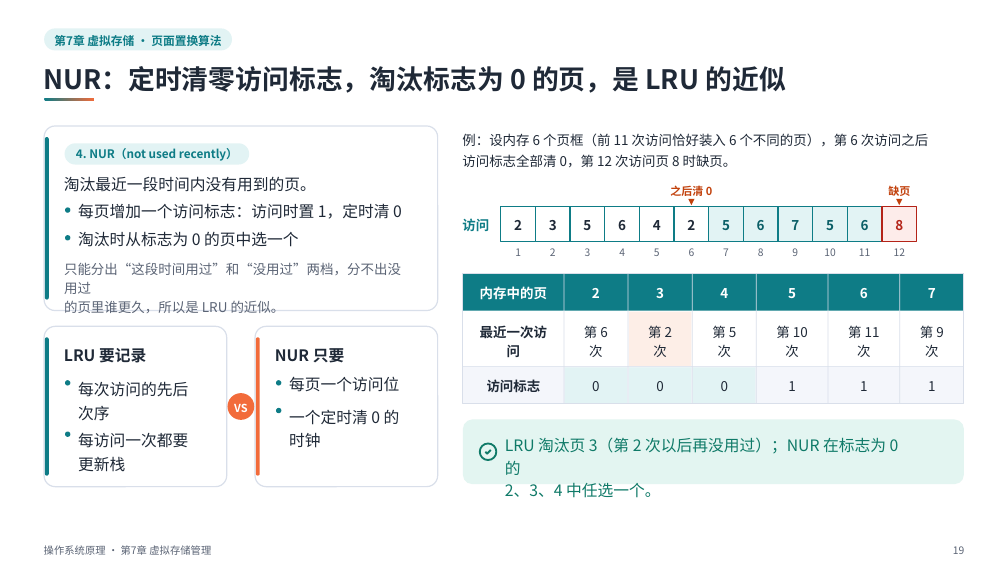
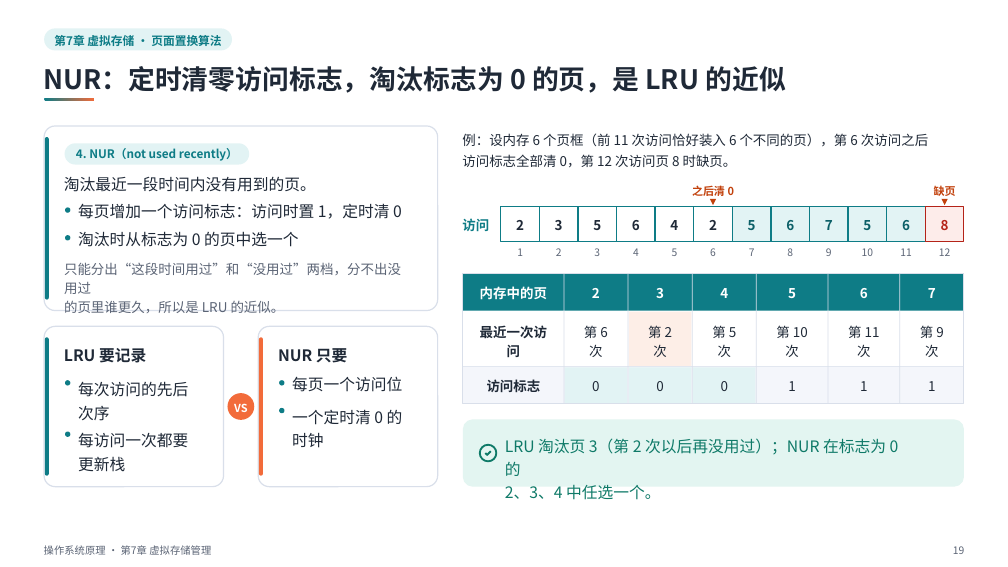
Before and after one commit to sweetcornna/JLU-remake, a slide deck: slide 19 of 大二下/操作系统原理/重制版PPT/第7章 虚拟存储管理（重制版）.pptx. Drawn at 1008x567 pixels with LibreOffice and Linux fonts; fonts in the diff are those of the drawing. Boxes give left, top, right and bottom in pixels: in the first picture for what was removed or moved away, otherwise in the second. Text is boxed around its words. In the diff, an @@ line names an element or a change of style, - is before the commit and + after.

```diff
--- a/大二下/操作系统原理/重制版PPT/第7章 虚拟存储管理（重制版）.pptx
+++ b/大二下/操作系统原理/重制版PPT/第7章 虚拟存储管理（重制版）.pptx
@@ rectangle resized from (x1=501, y1=206, x2=535, y2=241) to (x1=501, y1=206, x2=539, y2=241) @@
@@ 2 texts, 1 rounded rectangle, 1 rectangle moved together from (x1=256, y1=206, x2=570, y2=476) to (x1=259, y1=206, x2=578, y2=476) @@
@@ rectangle resized from (x1=570, y1=206, x2=605, y2=241) to (x1=578, y1=206, x2=617, y2=241) @@
@@ rectangle resized from (x1=605, y1=206, x2=640, y2=241) to (x1=617, y1=206, x2=656, y2=241) @@
@@ 3 texts, 1 rectangle moved together from (x1=618, y1=206, x2=675, y2=256) to (x1=632, y1=206, x2=694, y2=256) @@
@@ rectangle resized from (x1=675, y1=206, x2=709, y2=241) to (x1=694, y1=206, x2=733, y2=241) @@
@@ 4 texts, 1 freeform shape moved together from (x1=654, y1=185, x2=712, y2=256) to (x1=672, y1=185, x2=734, y2=256) @@
@@ 2 texts, 1 rectangle moved together from (x1=709, y1=206, x2=744, y2=256) to (x1=733, y1=206, x2=771, y2=256) @@
@@ rectangle resized from (x1=743, y1=206, x2=778, y2=241) to (x1=771, y1=206, x2=810, y2=241) @@
@@ 2 texts, 1 rectangle moved together from (x1=757, y1=206, x2=813, y2=256) to (x1=786, y1=206, x2=848, y2=256) @@
@@ rectangle resized from (x1=813, y1=206, x2=848, y2=241) to (x1=848, y1=206, x2=887, y2=241) @@
@@ rectangle resized from (x1=848, y1=206, x2=882, y2=241) to (x1=887, y1=206, x2=926, y2=241) @@
@@ 3 texts, 1 freeform shape, 1 rectangle moved together from (x1=882, y1=185, x2=917, y2=256) to (x1=926, y1=186, x2=964, y2=256) @@
@@ text "5" moved from (x1=583, y1=220, x2=591, y2=230) to (x1=593, y1=220, x2=601, y2=230) @@
@@ 3 texts moved together from (x1=791, y1=220, x2=834, y2=256) to (x1=825, y1=220, x2=871, y2=256) @@
@@ text "3" moved from (x1=585, y1=248, x2=591, y2=256) to (x1=594, y1=248, x2=600, y2=256) @@
@@ 3 texts moved together from (x1=824, y1=220, x2=870, y2=256) to (x1=862, y1=220, x2=911, y2=256) @@
@@ rounded rectangle resized from (x1=44, y1=327, x2=227, y2=487) to (x1=44, y1=327, x2=223, y2=487) @@
@@ rounded rectangle resized from (x1=255, y1=327, x2=438, y2=487) to (x1=259, y1=327, x2=438, y2=487) @@
@@ rounded rectangle at (x1=463, y1=420, x2=964, y2=487): proportions changed @@
@@ freeform shape at (x1=480, y1=445, x2=497, y2=461): outline redrawn @@
@@ freeform shape at (x1=485, y1=451, x2=491, y2=455): outline redrawn @@
```
Also in this commit, not shown: 43 other slides changed, 4 other files.
